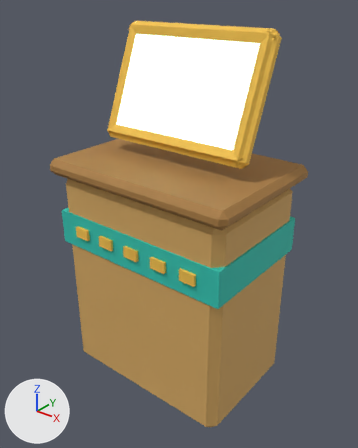
The glTF model foxspy/models/kit-egypt-terminal.glb as it was, and as the next commit left it.
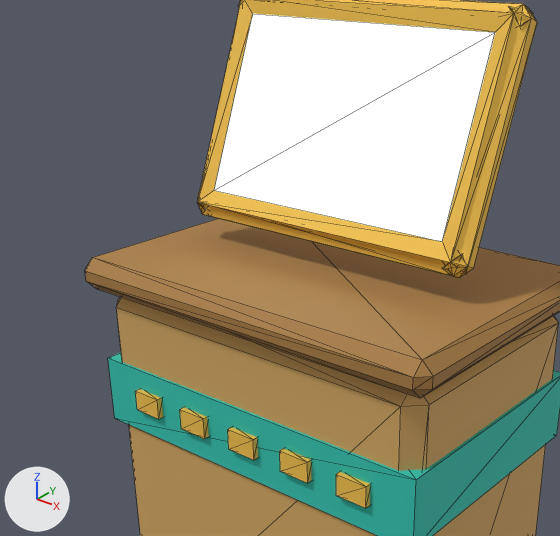
Each version appears first whole from a 50 mm camera at (1.039, -1.269, 1.438) aimed at (0.012, 0.014, 0.643), and next in a close-up on the part from 2% to 82% of the width and 6% to 67% of the height. The lights are fixed; the arrows at lower left show +X, +Y and +Z. The first two pictures are the older version. The close-ups show mesh edges as thin lines. Vertices at exactly the same position are counted once.

In view in the first close-up: 'kit-egypt-terminal'.
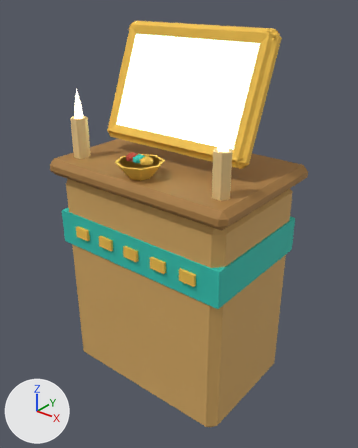
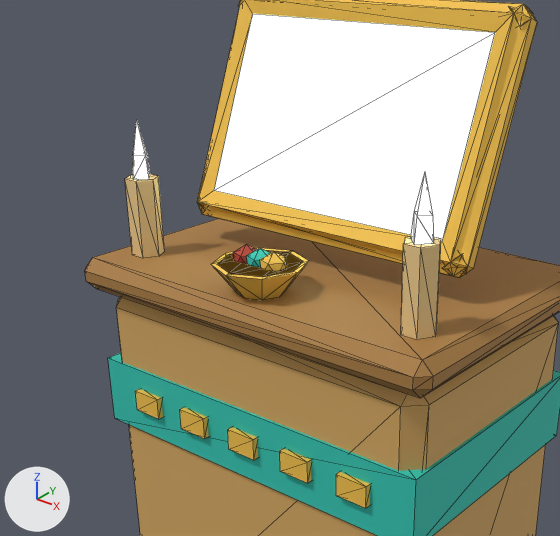
Where the change shows, as pixel boxes (x1, y1, x2, y2) in the close-ups (560 x 536 px):
part 1 of me_kit_egypt_terminal, added (brown): after (125, 174, 164, 258)
part 2 of me_kit_egypt_terminal, added (brown): after (401, 237, 441, 340)
part 3 of me_kit_egypt_terminal, added: after (233, 245, 257, 263)
part 4 of me_kit_egypt_terminal, added: after (247, 248, 270, 267)
part 5 of me_kit_egypt_terminal, added: after (260, 252, 287, 271)
part 6 of me_kit_egypt_terminal, added (brown): after (211, 248, 309, 300)
part 7 of me_kit_egypt_terminal, added: after (133, 121, 434, 245)

The change in detail:
me_kit_egypt_terminal is used by ob_kit_egypt_terminal; location (0.0, 0.0, 0.0).
me_kit_egypt_terminal had 152 vertices, 268 faces and spanned x -0.38..0.38, y -0.25..0.28, z 0.0..1.318.
me_kit_egypt_terminal now has 260 vertices, 452 faces and spans x -0.38..0.38, y -0.25..0.28, z 0.0..1.318.
me_kit_egypt_terminal part 1: a new loose piece, a 6-sided cylinder along z spanning x -0.33..-0.27, y -0.176..-0.124, z 0.88..1.02, in mat_main.
me_kit_egypt_terminal part 2: a new loose piece, a 6-sided cylinder along z spanning x 0.27..0.33, y -0.176..-0.124, z 0.88..1.02, in mat_main.
me_kit_egypt_terminal part 3: a new loose piece, an icosphere of 20 faces spanning x -0.052..-0.008, y -0.191..-0.149, z 0.905..0.955, in mat_main.
me_kit_egypt_terminal part 4: a new loose piece, an icosphere of 20 faces spanning x -0.022..0.022, y -0.191..-0.149, z 0.905..0.955, in mat_main.
me_kit_egypt_terminal part 5: a new loose piece, an icosphere of 20 faces spanning x 0.008..0.052, y -0.191..-0.149, z 0.905..0.955, in mat_main.
me_kit_egypt_terminal part 6: a new loose piece of 26 vertices spanning x -0.08..0.08, y -0.25..-0.09, z 0.88..0.93, in mat_main.
Part 7, on me_kit_egypt_terminal:
18 vertices are added at x -0.32..0.32, y -0.17..-0.13, z 1.02..1.12.
28 new faces join them, mat_glow.
